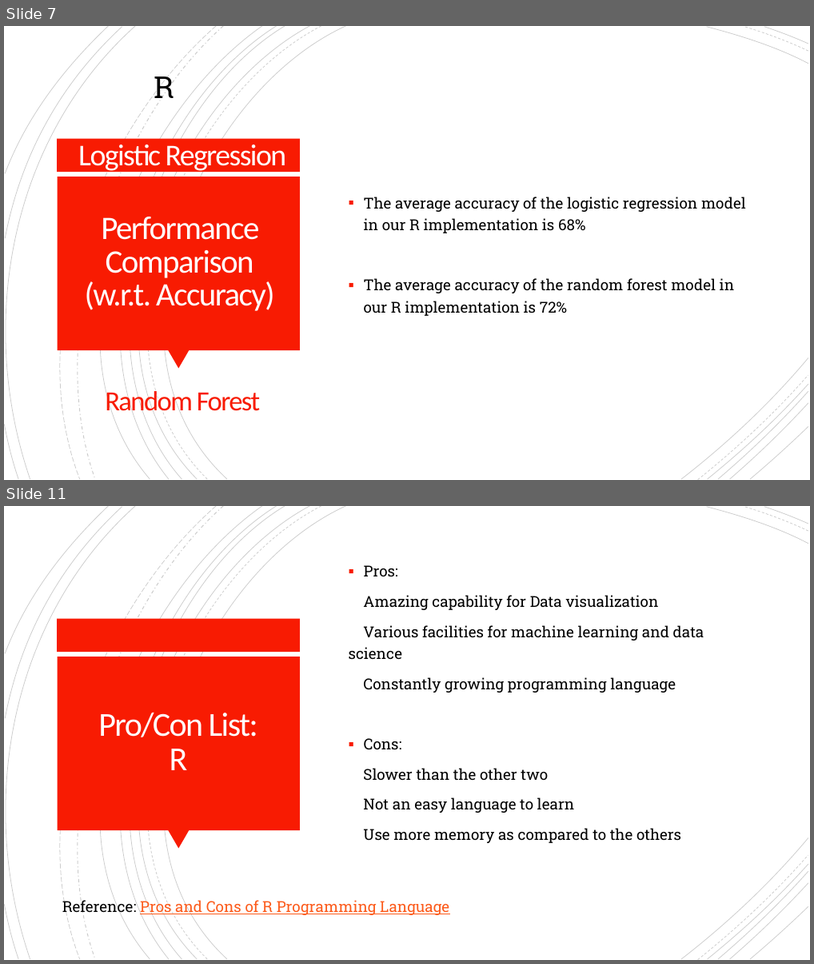
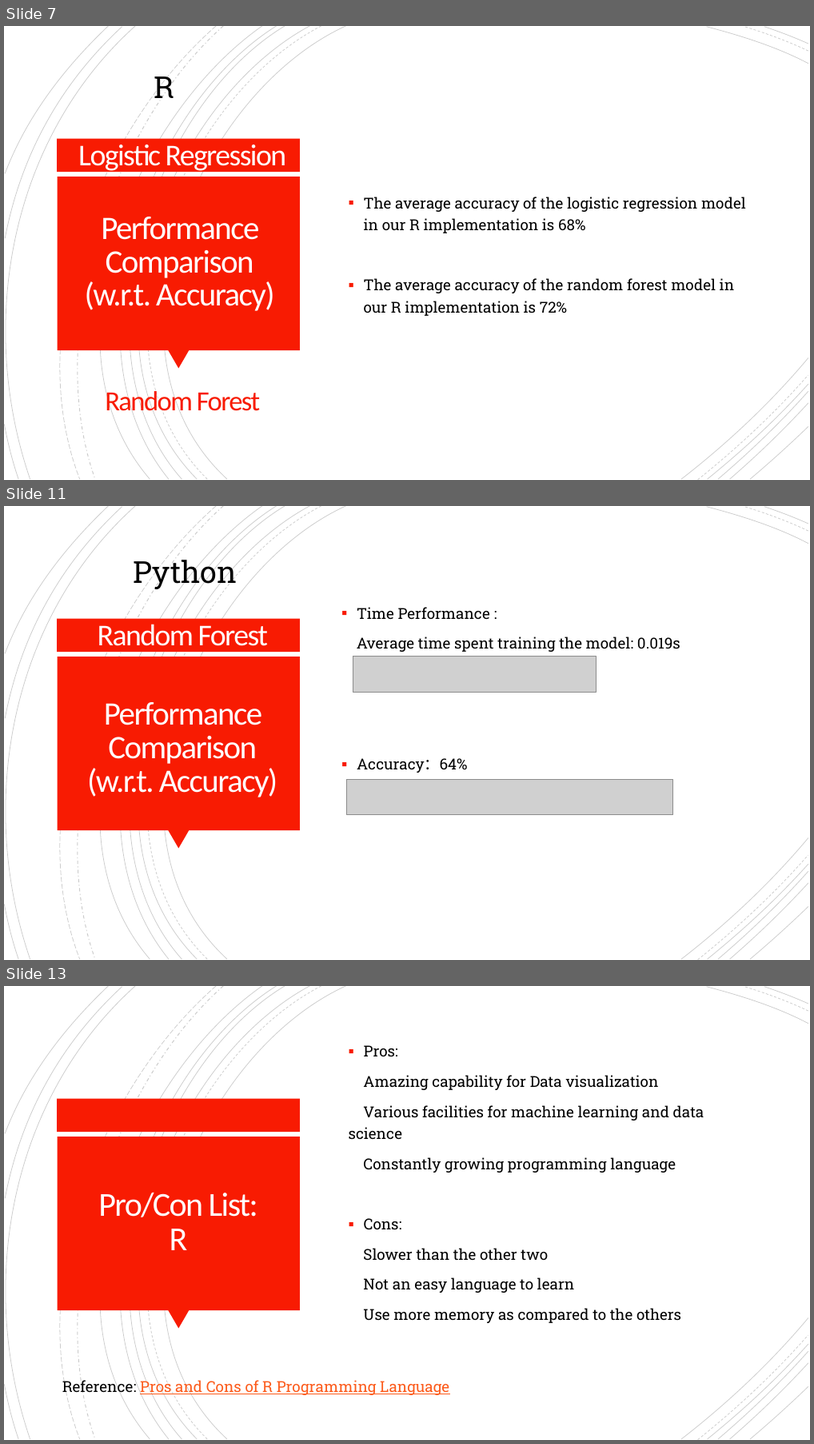
Before and after one commit to ymart1n/ML-Research-Repo, a slide deck: Homework 1/hw1-pre.pptx. Shown one above the other, each under a label of ours: slides 7 and 11 before the commit, slides 7, 11 and 13 after it; the slides between them are not shown. The pictures are 814x964 and 814x1444 pixels, drawn with LibreOffice and Linux fonts; fonts in the diff are those of the drawing; grey boxes stand for pictures. Boxes give left, top, right and bottom in pixels: in the first picture for what was removed or moved away, otherwise in the second. Text is boxed around its words. In the diff, an @@ line names an element or a change of style, - is before the commit and + after.

Commit message:
Add Python 2020.10.31

```diff
--- a/Homework 1/hw1-pre.pptx
+++ b/Homework 1/hw1-pre.pptx
@@ slide 11 added at <box>4,506,810,960</box>, background #FFFFFF; not listed: 24 template elements that a slide beside it also shows @@
@@ text added at <box>133,556,237,591</box>, 36 pt, text #000000 @@
+Python
@@ title added at <box>98,624,268,652</box>, 36 pt, text #FFFEFF @@
+Random Forest
@@ text added at <box>357,607,681,772</box>, 18 pt, text #000000 @@
+▪ Time Performance :
+Average time spent training the model: 0.019s
+▪ Accuracy：64%
@@ picture added at <box>353,656,596,692</box> @@
@@ text added at <box>87,702,278,797</box>, 39 pt, text #FFFEFF @@
+Performance Comparison
+(w.r.t. Accuracy)
@@ picture added at <box>347,780,673,815</box> @@
@@ what was slide 11 is now slide 13 @@
```
Also in this commit, not shown: 3 slides changed, 1 other slide added, 5 other files.
